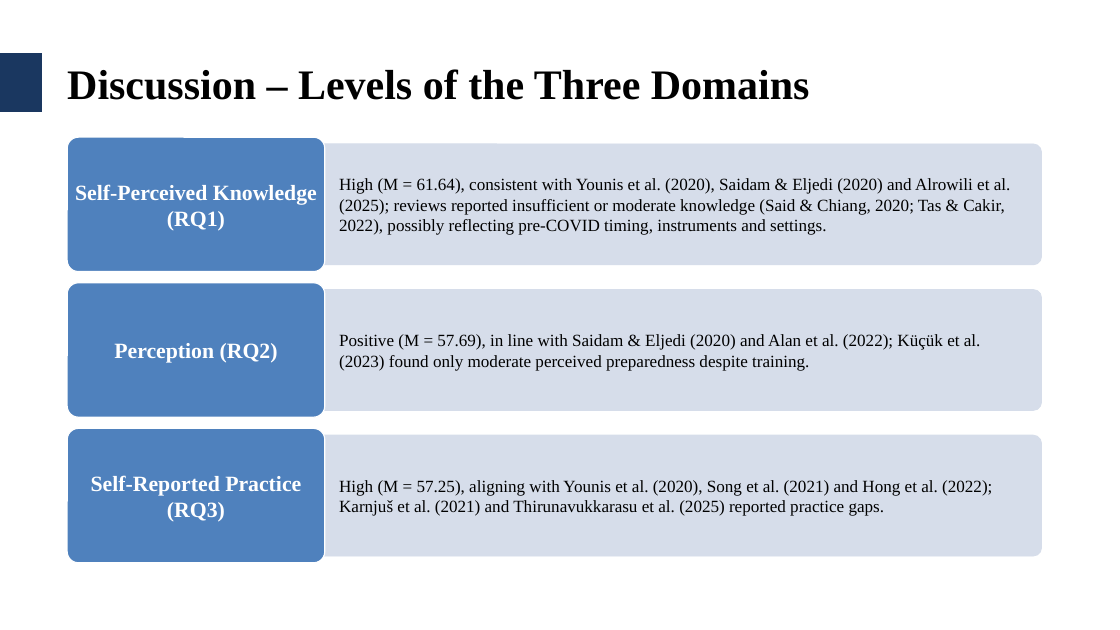
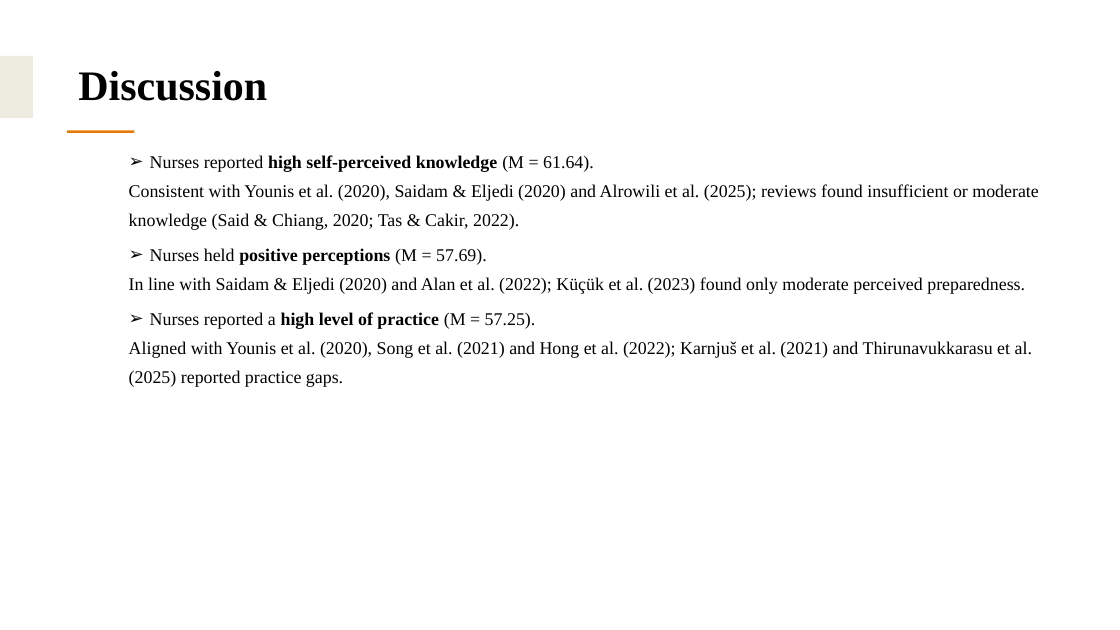
Before and after one commit to alinoshiliabunader-arch/CIPC, a slide deck: slide 30 of Samirah_Alkhaldi_Thesis_Defense.pptx. Drawn at 1120x630 pixels with LibreOffice and Linux fonts; fonts in the diff are those of the drawing; background and template pictures are left out. Boxes give left, top, right and bottom in pixels: in the first picture for what was removed or moved away, otherwise in the second. Text is boxed around its words. In the diff, an @@ line names an element or a change of style, - is before the commit and + after.

```diff
--- a/Samirah_Alkhaldi_Thesis_Defense.pptx
+++ b/Samirah_Alkhaldi_Thesis_Defense.pptx
@@ rectangle removed at [0, 53, 42, 112] @@
@@ rectangle added at [0, 56, 32, 118], fill #EEECE1, outline #EEECE1 1 pt @@
@@ text at [78, 71, 267, 101]: text changed @@
-Discussion – Levels of the Three Domains
+Discussion
@@ rounded rectangle removed at [67, 137, 325, 272] @@
@@ line added from (67, 132) to (134, 132), #E47B09 3 pt @@
@@ text "Nurses reported high self-perceived knowledge ..." at [129, 155, 1039, 387]: vertical alignment middle to top @@
@@ rounded rectangle removed at [308, 144, 1042, 265] @@
@@ text at [129, 155, 1039, 387]: text changed; size 28 to 23 pt; text colour #FFFFFF to #000000; bold off @@
-Self-Perceived Knowledge (RQ1)
+➢ Nurses reported high self-perceived knowledge (M = 61.64).
+  Consistent with Younis et al. (2020), Saidam & Eljedi (2020) and Alrowili et al. (2025); reviews found insufficient or moderate knowledge (Said & Chiang, 2020; Tas & Cakir, 2022).
+➢ Nurses held positive perceptions (M = 57.69).
+  In line with Saidam & Eljedi (2020) and Alan et al. (2022); Küçük et al. (2023) found only moderate perceived preparedness.
+➢ Nurses reported a high level of practice (M = 57.25).
+  Aligned with Younis et al. (2020), Song et al. (2021) and Hong et al. (2022); Karnjuš et al. (2021) and Thirunavukkarasu et al. (2025) reported practice gaps.
@@ text removed at [339, 178, 1011, 235] @@
-High (M = 61.64), consistent with Younis et al. (2020), Saidam & Eljedi (2020) and Alrowili et al. (2025); reviews reported insufficient or moderate knowledge (Said & Chiang, 2020; Tas & Cakir, 2022), possibly reflecting pre-COVID timing, instruments and settings.
@@ rounded rectangle removed at [67, 283, 325, 417] @@
@@ rounded rectangle removed at [308, 290, 1042, 410] @@
@@ text removed at [114, 343, 278, 363] @@
-Perception (RQ2)
@@ text removed at [339, 334, 981, 371] @@
-Positive (M = 57.69), in line with Saidam & Eljedi (2020) and Alan et al. (2022); Küçük et al. (2023) found only moderate perceived preparedness despite training.
@@ rounded rectangle removed at [67, 428, 325, 563] @@
@@ rounded rectangle removed at [308, 435, 1042, 556] @@
@@ text removed at [91, 475, 301, 522] @@
-Self-Reported Practice (RQ3)
@@ text removed at [339, 480, 992, 516] @@
-High (M = 57.25), aligning with Younis et al. (2020), Song et al. (2021) and Hong et al. (2022); Karnjuš et al. (2021) and Thirunavukkarasu et al. (2025) reported practice gaps.
```
Also in this commit, not shown: 40 other slides changed, 3 slides added, 2 slides removed.
